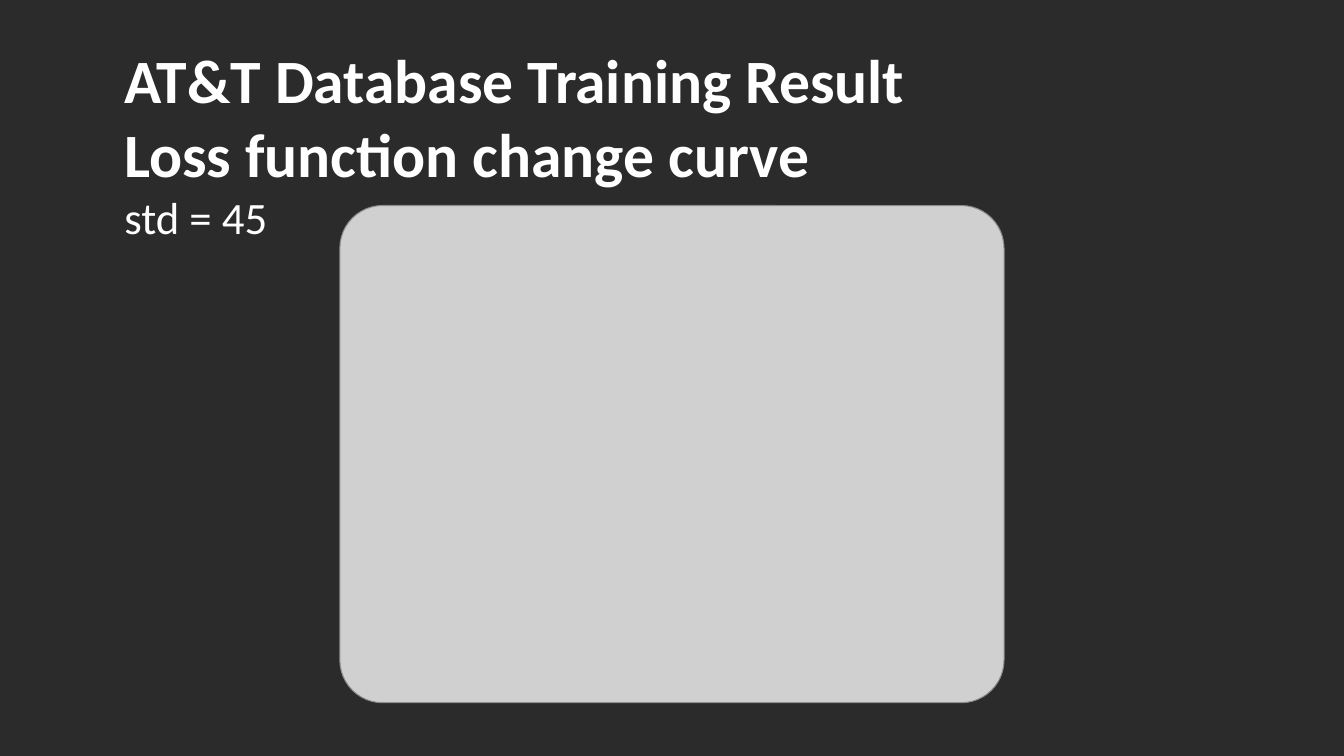
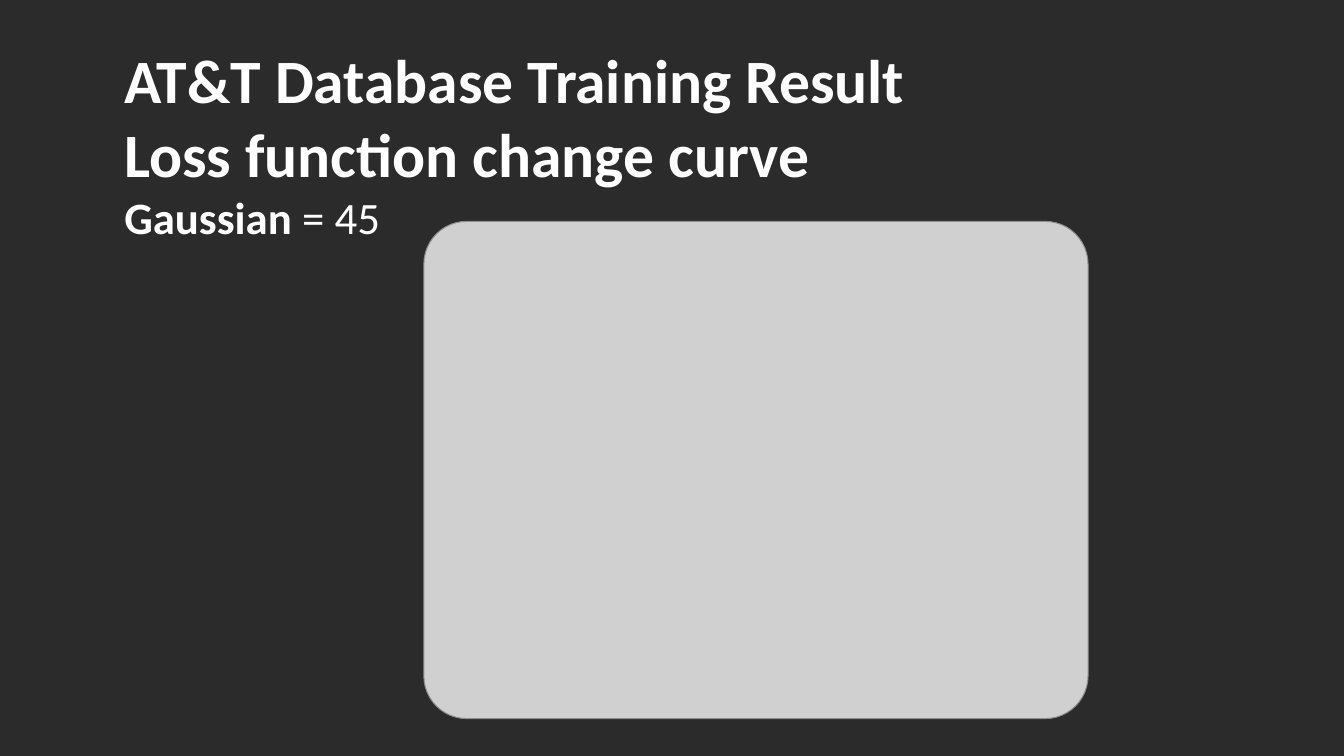
Before and after one commit to YI-0924/Face_Identificcation, a slide deck: slide 19 of MidtermPresent.pptx. Drawn at 1344x756 pixels with LibreOffice and Linux fonts; fonts in the diff are those of the drawing; grey boxes stand for pictures; background and template pictures are left out; a plain dark background stands for a picture behind light text. Boxes give left, top, right and bottom in pixels: in the first picture for what was removed or moved away, otherwise in the second. Text is boxed around its words. In the diff, an @@ line names an element or a change of style, - is before the commit and + after.

```diff
--- a/MidtermPresent.pptx
+++ b/MidtermPresent.pptx
@@ text at [124, 202, 380, 235]: text changed; bold on @@
-std = 45
+Gaussian = 45
@@ picture: place and size @@
-picture at [340, 206, 1004, 703]
+picture at [424, 222, 1089, 719]
```
Also in this commit, not shown: 13 other slides changed.
